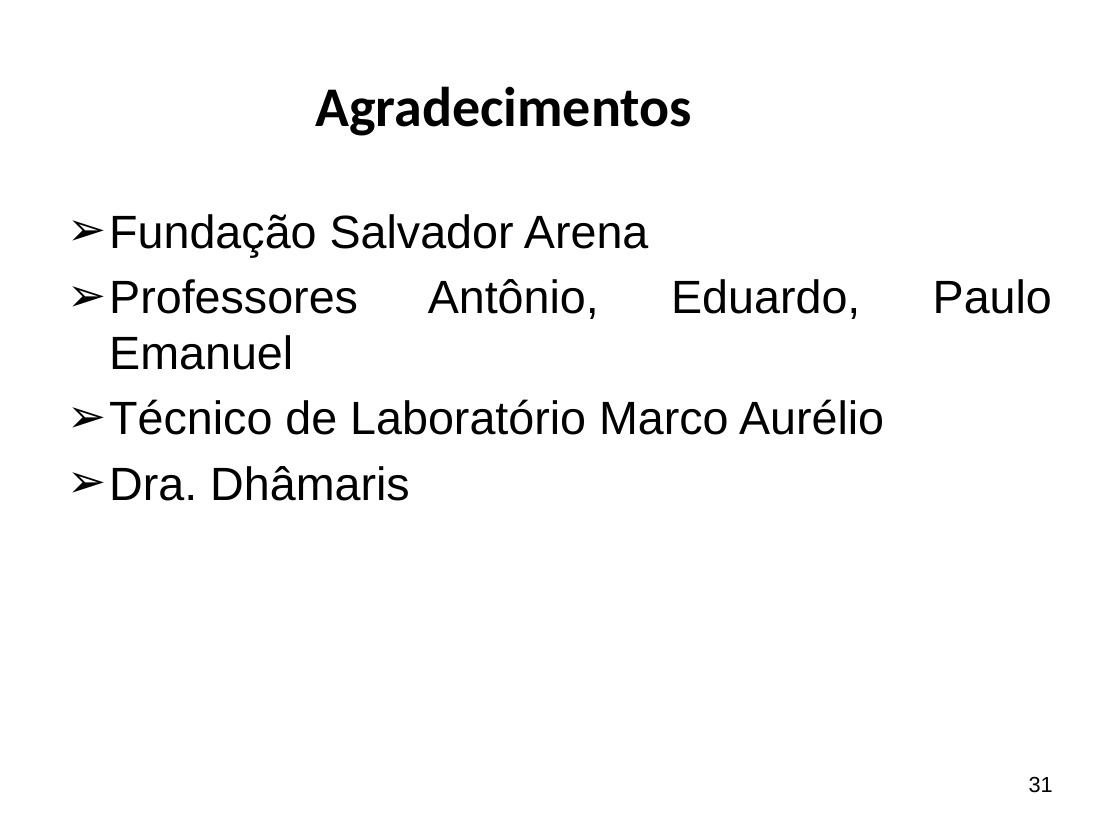
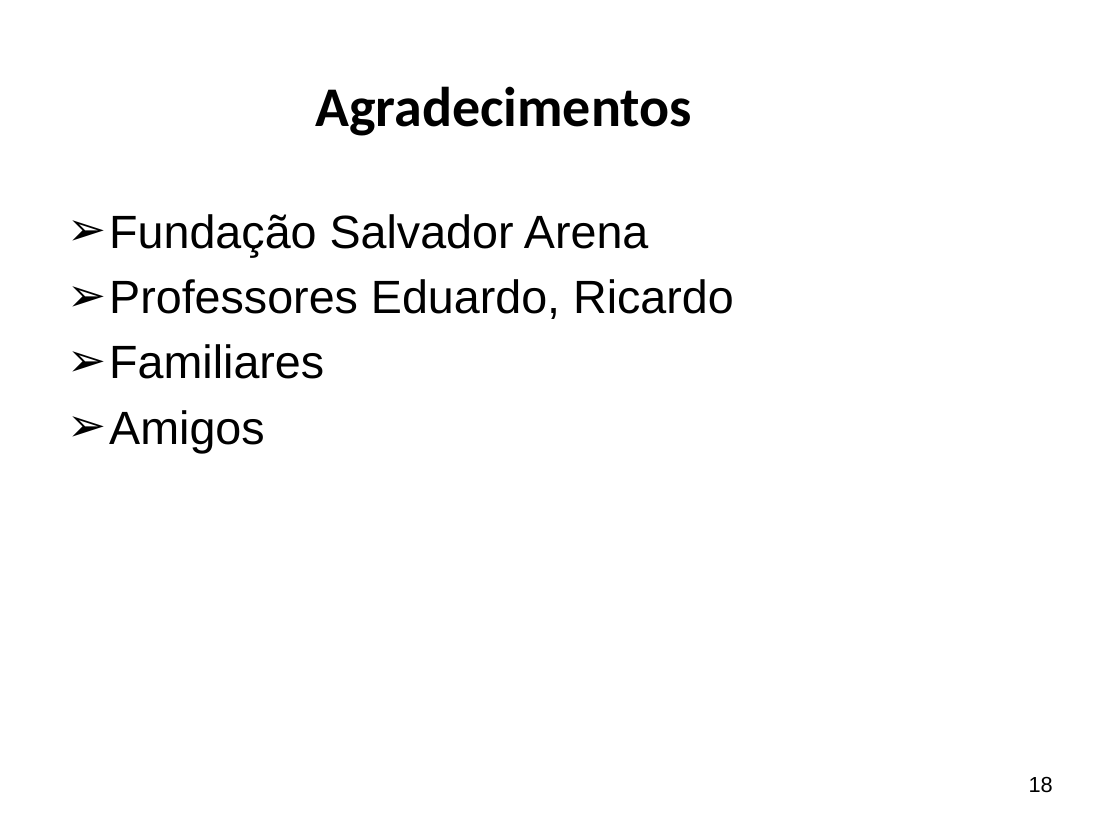
Before and after one commit to ricardopetrere/TCC_FTT, a slide deck: slide 18 of documentos/Apresentação Banca.pptx (slide 31 before the commit). Drawn at 1120x840 pixels with LibreOffice and Linux fonts; fonts in the diff are those of the drawing; background and template pictures are left out. Boxes give left, top, right and bottom in pixels: in the first picture for what was removed or moved away, otherwise in the second. Text is boxed around its words. In the diff, an @@ line names an element or a change of style, - is before the commit and + after.

```diff
--- a/documentos/Apresentação Banca.pptx
+++ b/documentos/Apresentação Banca.pptx
@@ text at (109, 279, 734, 453): text changed @@
-➢ Professores Antônio, Eduardo, Paulo Emanuel
-➢ Técnico de Laboratório Marco Aurélio
-➢ Dra. Dhâmaris
+➢ Professores Eduardo, Ricardo
+➢ Familiares
+➢ Amigos
@@ page number at (1029, 776, 1053, 793): text changed @@
-31
+18
```
Also in this commit, not shown: 6 other slides changed, 10 slides added, 23 slides removed.
